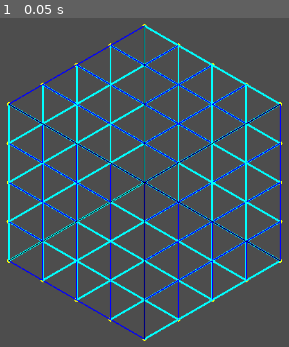
Above: before the commit, frame 1.
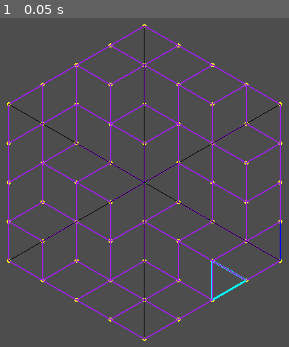
Above: after the commit, the same moment.

Repository: MarcusElg/GodotStalbergGrid
Game: Godot game, scene res://scene.tscn
The game is run twice, just before and just after one commit, with the same random seed, the same clock (stepped at 60 frames per second) and the same inputs.
Inputs:
- Up to frame 1 (0.05 s): no input

The runs differ from the first frame. In frame 1, 13% of the frame differs, in the area x 2-98%, y 2-98%.

Commit message:
Dissolve triangles into squad

Diff:
--- a/grid.gd
+++ b/grid.gd
@@ -10,9 +10,11 @@
 
 var vertices: Array[Vector2] = [Vector2(0, 0)]
 var triangles: Array[Vector3i] = []
+var quads: Array[Vector4i] = []
 
 func _ready() -> void:
 	generate_triangles()
+	dissolve_triangles()
 
 func generate_triangles():
 	for i: int in range(1, rings + 1):
@@ -52,18 +54,92 @@
 				current_ring_start_index + current_sector_start_index + i - 1,
 				previous_ring_start_index + (previous_sector_start_index + i - 1) % previous_ring_vertex_count))
 
+func dissolve_triangles() -> void:
+	# Create lookup table for triangles
+	var edge_triangle_lookup: Dictionary[Vector2i, Array] = {}
+	var edge_indexes : Array[Vector2i] = [Vector2i(0, 1), Vector2i(1, 2), Vector2i(2, 0)]
+	var shuffled_edge_index: Array[Vector2i] = edge_indexes.duplicate()
+
+	for t: Vector3i in triangles:
+		for edge_index: Vector2i in edge_indexes:
+			_add_edge_to_triangle_lookup(t[edge_index[0]], t[edge_index[1]], t, edge_triangle_lookup)
+
+	# Try to dissolve each triangle
+	for triangle: Vector3i in triangles.duplicate():
+		shuffled_edge_index.shuffle()
+
+		for j: int in len(shuffled_edge_index):
+			var edge_list = edge_triangle_lookup[_get_edge_index(triangle[shuffled_edge_index[j][0]], triangle[shuffled_edge_index[j][1]])]
+
+			if len(edge_list) < 2:
+				continue # No triangle to merge with
+
+			var other_triangle = edge_list[0] if edge_list[1] == triangle else edge_list[1]
+			var combined_indexes = []
+
+			# Create combined quad
+			for k: int in range(3):
+				if not triangle[k] in combined_indexes:
+					combined_indexes.append(triangle[k])
+
+			for k: int in range(3):
+				if not other_triangle[k] in combined_indexes:
+					combined_indexes.append(other_triangle[k])
+
+			var quad_center_position: Vector2 = (vertices[combined_indexes[0]] + vertices[combined_indexes[1]] +
+				vertices[combined_indexes[2]] + vertices[combined_indexes[3]]) / 4
+			combined_indexes.sort_custom(func(a, b):
+				var da := vertices[a] - quad_center_position
+				var db := vertices[b] - quad_center_position
+				return atan2(da.y, da.x) > atan2(db.y, db.x)
+			)
+
+			quads.append(Vector4i(combined_indexes[0], combined_indexes[1], combined_indexes[2], combined_indexes[3]))
+
+			# Remove triangles
+			for edge_index: Vector2i in edge_indexes:
+				edge_triangle_lookup[_get_edge_index(triangle[edge_index[0]], triangle[edge_index[1]])].erase(triangle)
+				edge_triangle_lookup[_get_edge_index(other_triangle[edge_index[0]], other_triangle[edge_index[1]])].erase(other_triangle)
+
+			triangles.erase(triangle)
+			triangles.erase(other_triangle)
+
+			break
+
+func _add_edge_to_triangle_lookup(vertex1: int, vertex2: int, triangle: Vector3i, edge_triangle_lookup: Dictionary[Vector2i, Array]):
+	var index = _get_edge_index(vertex1, vertex2)
+	var edge_list = edge_triangle_lookup.get(index, [])
+	edge_list.append(triangle)
+	edge_triangle_lookup[index] = edge_list
+
+func _get_edge_index(vertex1: int, vertex2: int) -> Vector2i:
+	var smallest_index = min(vertex1, vertex2)
+	var largest_index = max(vertex1, vertex2)
+	var index = Vector2i(smallest_index, largest_index)
+
+	return index
+
 func _draw() -> void:
+	# Draw vertices
 	for v: Vector2 in vertices:
 		draw_circle(v * scaling_factor, 5, Color.YELLOW)
 
 	draw_circle(Vector2.ZERO, 5, Color.GREEN)
 
+	# Draw triangles
 	for i in len(triangles):
-		var t = triangles[i]
+		var triangle = triangles[i]
 		for j: int in range(3):
 			var colour = Color.AQUA if i % 2 == 0 else Color.BLUE
 			var width = 5 if i % 2 == 0 else 3
-			draw_line(vertices[t[j]] * scaling_factor, vertices[t[(j + 1) % 3]] * scaling_factor, colour, width)
+			draw_line(vertices[triangle[j]] * scaling_factor, vertices[triangle[(j + 1) % 3]] * scaling_factor, colour, width)
 
+	# Draw quads
+	for i in len(quads):
+		var quad = quads[i]
+		for j: int in range(4):
+			draw_line(vertices[quad[j]] * scaling_factor, vertices[quad[(j + 1) % 4]] * scaling_factor, Color.PURPLE, 3)
+
+	# Draw sectors
 	for i: int in range(len(CORNERS)):
 		draw_line(Vector2.ZERO, Vector2(cos(CORNERS[i]), sin(CORNERS[i])) * rings * scaling_factor, Color.BLACK)
